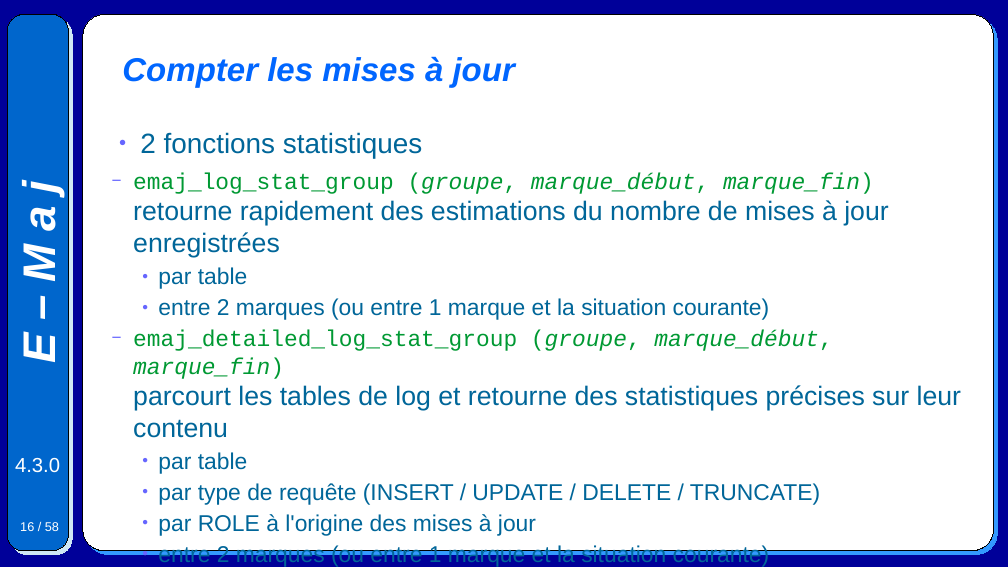
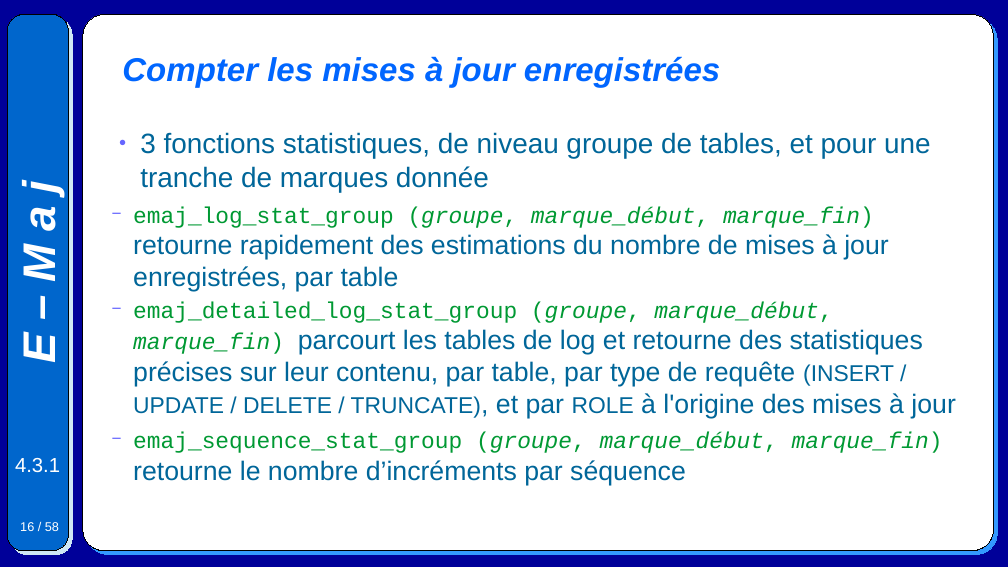
Before and after one commit to beaud76/emaj_doc, a slide deck: slide 16 of Emaj.devel_pres_fr.odp. Drawn at 1008x567 pixels with LibreOffice and Linux fonts; fonts in the diff are those of the drawing. Boxes give left, top, right and bottom in pixels: in the first picture for what was removed or moved away, otherwise in the second. Text is boxed around its words. In the diff, an @@ line names an element or a change of style, - is before the commit and + after.

```diff
--- a/Emaj.devel_pres_fr.odp
+++ b/Emaj.devel_pres_fr.odp
@@ title at (122,56,720,88): text changed @@
-Compter les mises à jour
+Compter les mises à jour enregistrées
@@ text at (133,132,955,486): text changed; size 18 to 21 pt @@
-● 2 fonctions statistiques
-  − emaj_log_stat_group (groupe, marque_début, marque_fin)
-    retourne rapidement des estimations du nombre de mises à jour enregistrées
-    ● par table
-    ● entre 2 marques (ou entre 1 marque et la situation courante)
-  − emaj_detailed_log_stat_group (groupe, marque_début, marque_fin)
-    parcourt les tables de log et retourne des statistiques précises sur leur contenu
-    ● par table
-    ● par type de requête (INSERT / UPDATE / DELETE / TRUNCATE)
-    ● par ROLE à l'origine des mises à jour
-    ● entre 2 marques (ou entre 1 marque et la situation courante)
+● 3 fonctions statistiques, de niveau groupe de tables, et pour une tranche de marques donnée
+  − emaj_log_stat_group (groupe, marque_début, marque_fin)
+    retourne rapidement des estimations du nombre de mises à jour enregistrées, par table
+  − emaj_detailed_log_stat_group (groupe, marque_début, marque_fin) parcourt les tables de log et retourne des statistiques précises sur leur contenu, par table, par type de requête (INSERT / UPDATE / DELETE / TRUNCATE), et par ROLE à l'origine des mises à jour
+  − emaj_sequence_stat_group (groupe, marque_début, marque_fin) retourne le nombre d’incréments par séquence
@@ text at (15,458,60,473): text changed @@
-4.3.0
+4.3.1
```
Also in this commit, not shown: 56 other slides changed, 6 other files.
